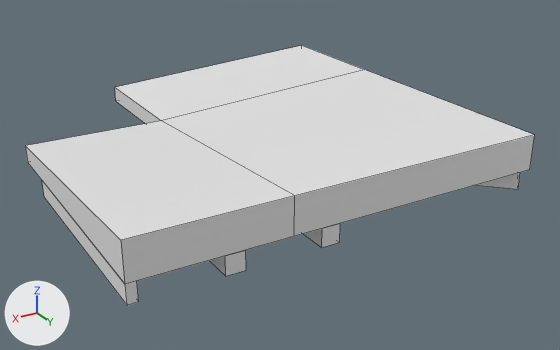
An edit to the FBX model Kits/SM_CoveringCornerCeiling_c.fbx, drawn before and after from the same camera.
The view is the same before and after, from a 50 mm lens placed at (2.38, 7.32, 8.07), pointed at (-3.0, -1.64, 3.6). Every picture has the same lights, and +X, +Y and +Z are marked at lower left. The picture after the commit comes second. Mesh edges are drawn as thin lines.

The first picture shows 'CoveringCornerCeiling_c'.
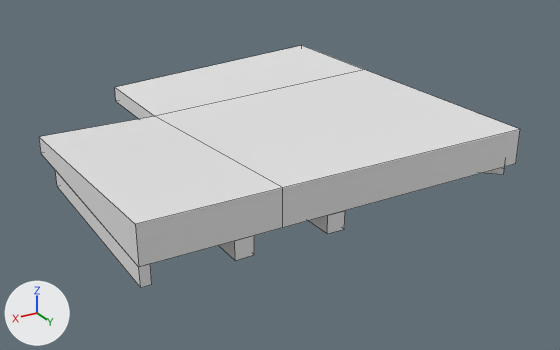
The newer file is also turned or shifted as a whole; pictures and numbers use the older file's frame.

What changed in the scene script:
```text
Change me_cube_203:
    used by ob_coveringcornerceiling_c; location = (0.0, 0.0, 0.0)
    verts and faces of me_cube_203; kept vertices keep their numbers, new ones are numbered from 72
    before: 4 (-5.5, 0.75, 4.0) at pixel (529, 169), 5 (-1.75, 0.75, 4.0) at pixel (294, 236), 6 (-5.5, 0.75, 4.5) at pixel (534, 134), 7 (-1.75, 0.75, 4.5) at pixel (294, 195), 9 (-1.75, -3.0, 4.25) at pixel (161, 120)
    before: 11 (-1.75, -3.0, 4.0), 12 (0.25, -3.0, 4.25) at pixel (25, 145), 13 (0.25, 0.75, 4.5) at pixel (120, 240), 14 (0.25, 0.75, 4.0) at pixel (124, 284), 15 (0.25, -3.0, 4.0) at pixel (27, 162)
    remove me_cube_203.from_pydata(...)  # 72 vertices, 56 faces; spans x -5.5..0.25, y -5.0..0.75, z 3.75..4.5
    add me_cube_203.from_pydata(...)  # 72 vertices, 56 faces; spans x -5.5..0.0, y -5.0..0.5, z 3.75..4.5
    me_cube_203 part 1: the loose piece of 8 vertices spanning x 0.12..0.25, y -2.3..0.75, z 3.75..4.0 is moved by (-0.25, -0.25, 0.0)
    me_cube_203 part 2: the loose piece of 8 vertices spanning x -1.13..-0.88, y -2.3..0.75, z 3.75..4.0 is moved by (-0.25, -0.25, 0.0)
    me_cube_203 part 3: the loose piece of 8 vertices spanning x -2.38..-2.13, y -2.3..0.75, z 3.75..4.0 is moved by (-0.25, -0.25, 0.0)
    me_cube_203 part 4: the loose piece of 8 vertices spanning x -5.5..-2.38, y -2.37..0.75, z 3.75..4.0 is rebuilt with 8 vertices and now spans x -5.48..-2.45, y -2.55..0.48, z 3.87..4.12
    me_cube_203 part 5
    add for i in [*range(4, 8), 9, 11]: verts[i] += (0.0, -0.25, 0.0)
    add for i in [*range(12, 16)]: verts[i] += (-0.25, -0.25, 0.0)
```

What differs and where, as boxes (x1, y1, x2, y2) in the pictures (560 x 350 px; the box of a moved part takes in the faces that stretch with it):
'CoveringCornerCeiling_c', reshaped (7% shorter): before (26, 45, 535, 305); after (39, 45, 520, 288)
part 1 of me_cube_203, moved or reshaped: before (42, 181, 139, 305); after (55, 170, 152, 288)
part 2 of me_cube_203, moved or reshaped: before (209, 250, 246, 276); after (218, 236, 254, 260)
part 3 of me_cube_203, moved or reshaped: before (304, 224, 340, 247); after (309, 211, 345, 234)
part 4 of me_cube_203, rebuilt: before (478, 173, 520, 189); after (484, 167, 505, 174)
part 5 of me_cube_203, moved or reshaped: before (26, 68, 535, 284); after (39, 68, 520, 267)
